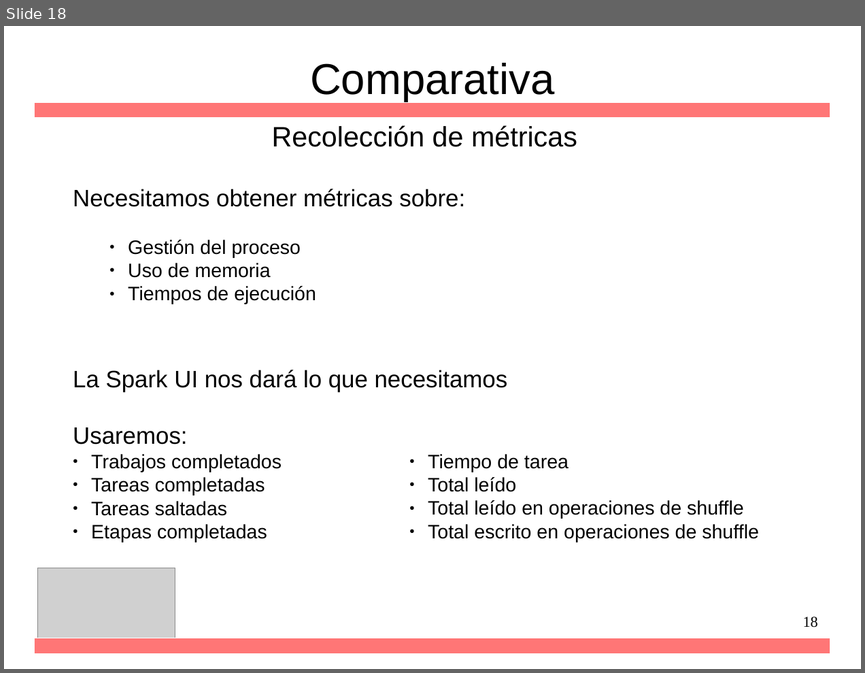
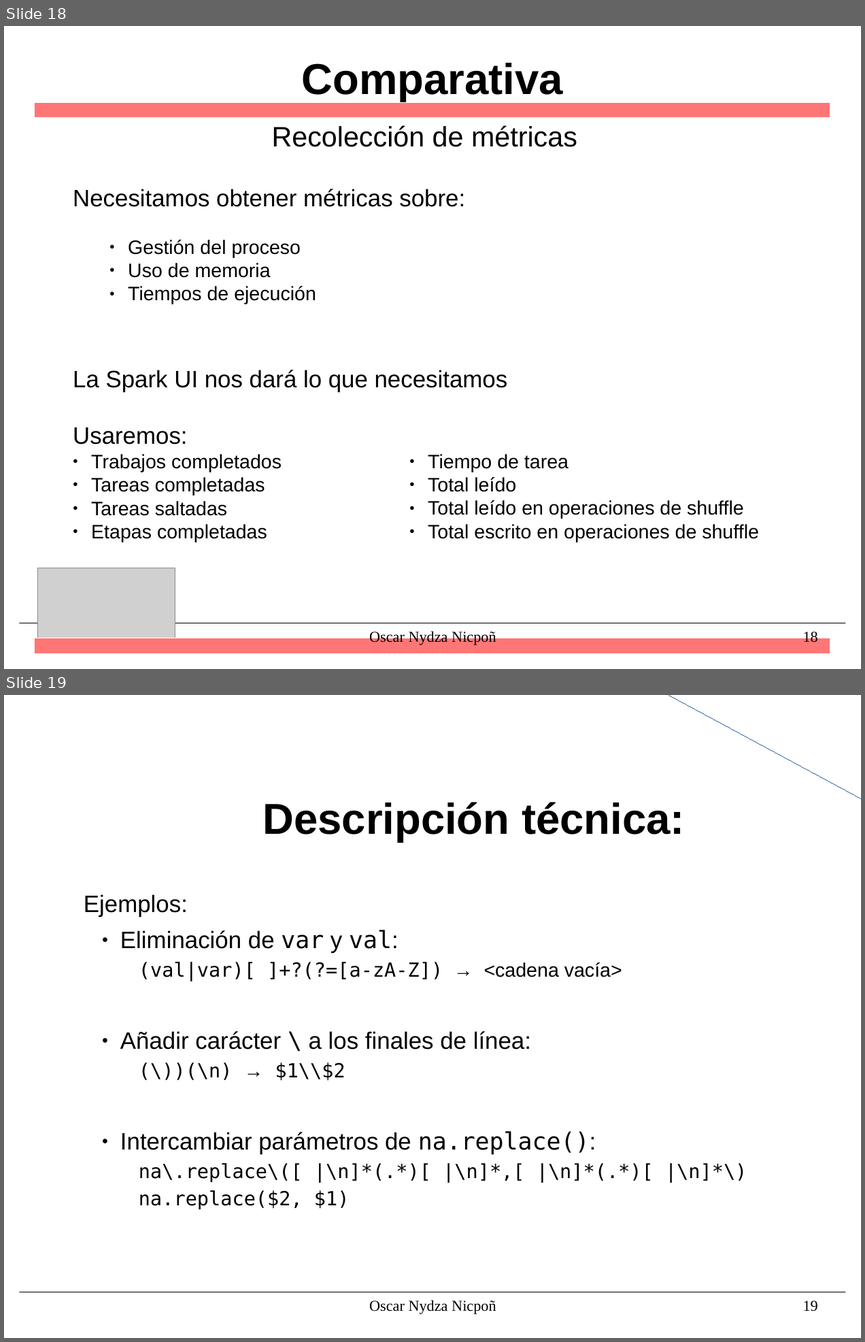
Before and after one commit to nipsn/Spark-TFG, a slide deck: presentacion/diapos.odp. Shown one above the other, each under a label of ours: slide 18 before the commit, slides 18 and 19 after it. The pictures are 865x673 and 865x1342 pixels, drawn with LibreOffice and Linux fonts; fonts in the diff are those of the drawing; grey boxes stand for pictures; background and template pictures are left out. Boxes give left, top, right and bottom in pixels: in the first picture for what was removed or moved away, otherwise in the second. Text is boxed around its words. In the diff, an @@ line names an element or a change of style, - is before the commit and + after.

```diff
--- a/presentacion/diapos.odp
+++ b/presentacion/diapos.odp
@@ slide 19 added at bbox=[4, 695, 861, 1338], background #FFFFFF; not listed: 1 template element that a slide beside it also shows @@
@@ line added from (555, 695) to (861, 848), #3465A4 0 pt @@
@@ title added at bbox=[262, 802, 685, 842], 40 pt, text #000000, bold @@
+Descripción técnica:
@@ text added at bbox=[84, 894, 747, 1209], 18 pt, text #000000 @@
+Ejemplos:
+      ● Eliminación de var y val:
+        (val|var)[ ]+?(?=[a-zA-Z]) → <cadena vacía>
+      ● Añadir carácter \ a los finales de línea:
+        (\))(\n) → $1\\$2
+      ● Intercambiar parámetros de na.replace():
+        na\.replace\([ |\n]*(.*)[ |\n]*,[ |\n]*(.*)[ |\n]*\)
+        na.replace($2, $1)
@@ text added at bbox=[369, 1300, 496, 1314], 14 pt, text #000000 @@
+Oscar Nydza Nicpoñ
@@ page number added at bbox=[803, 1300, 818, 1311], 14 pt, text #000000 @@
+19
@@ slide 18 changed as well @@
@@ title "Comparativa" at bbox=[302, 63, 563, 102]: bold on @@
@@ line added from (20, 623) to (846, 623), #000000 0.51 pt @@
@@ text added at bbox=[369, 630, 496, 645], 14 pt, text #000000 @@
+Oscar Nydza Nicpoñ
@@ page number: place and size @@
-page number at bbox=[803, 616, 818, 627]
+page number at bbox=[803, 630, 818, 642]
```
Also in this commit, not shown: 17 other slides changed, 1 other slide added, 13 other files.
